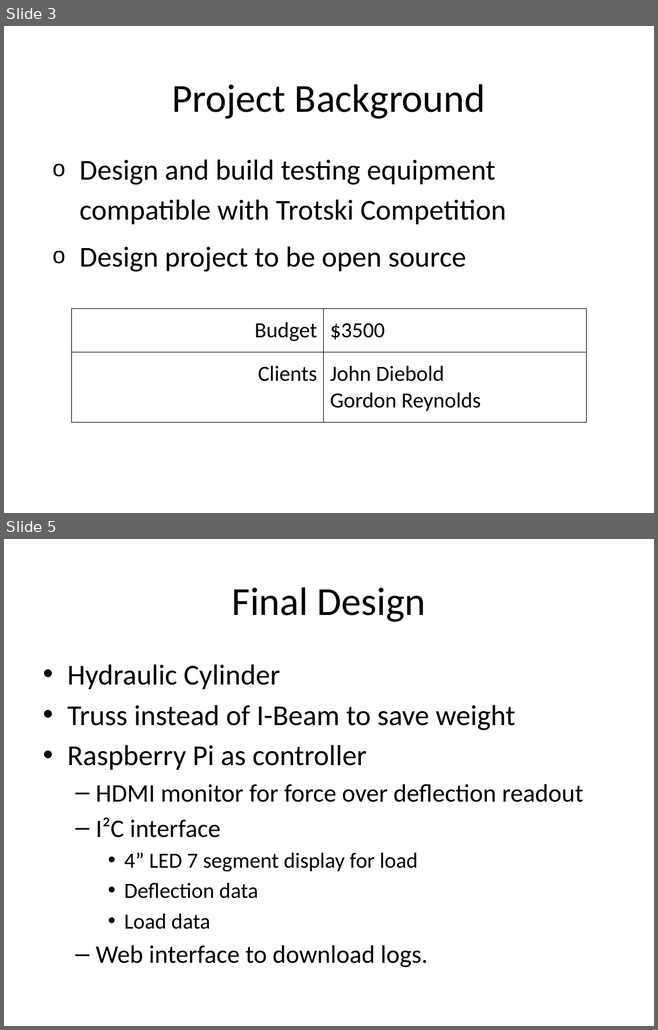
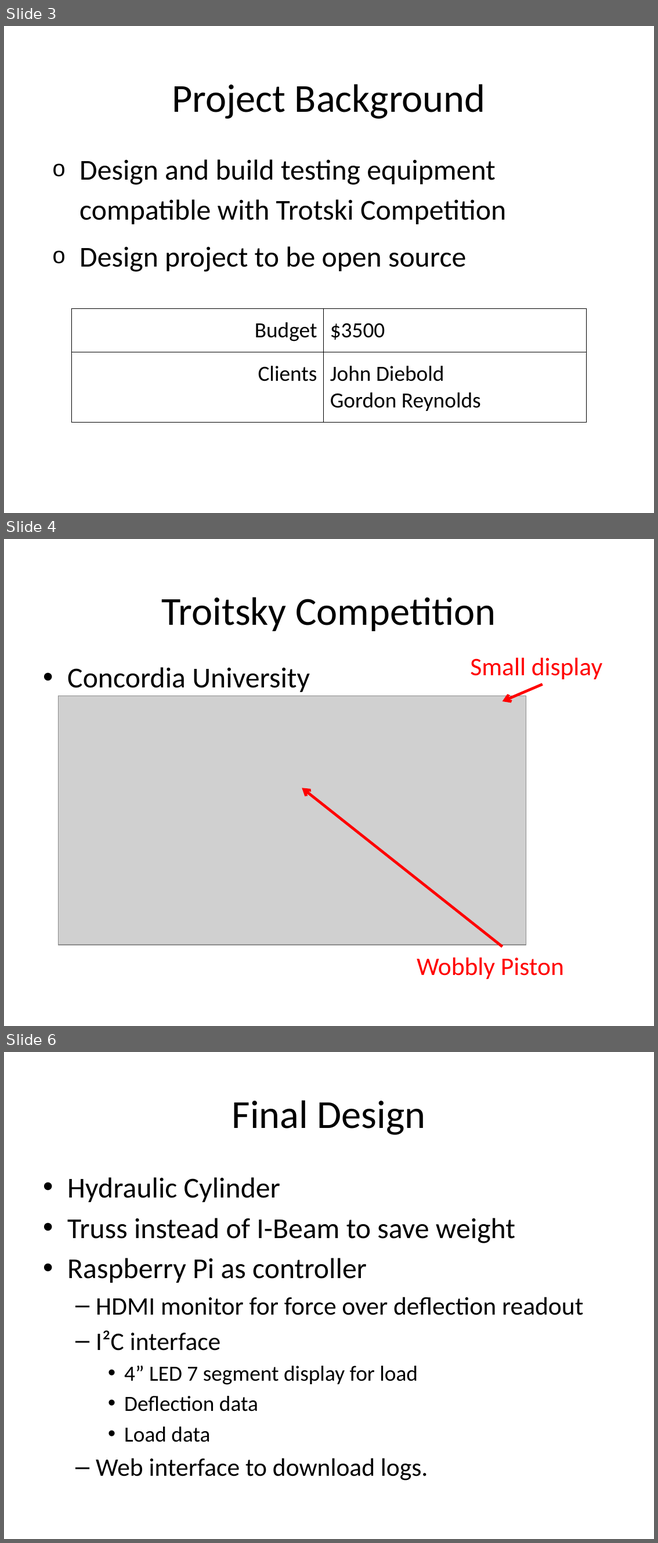
Before and after one commit to TheBengineer/Bridge-Tester, a slide deck: Presentations/March 24, 2014/Bridge Tester.pptx. Shown one above the other, each under a label of ours: slides 3 and 5 before the commit, slides 3, 4 and 6 after it; the slides between them are not shown. The pictures are 658x1030 and 658x1543 pixels, drawn with LibreOffice and Linux fonts; fonts in the diff are those of the drawing; grey boxes stand for pictures. Boxes give left, top, right and bottom in pixels: in the first picture for what was removed or moved away, otherwise in the second. Text is boxed around its words. In the diff, an @@ line names an element or a change of style, - is before the commit and + after.

```diff
--- a/Presentations/March 24, 2014/Bridge Tester.pptx
+++ b/Presentations/March 24, 2014/Bridge Tester.pptx
@@ slide 4 added at (x1=4, y1=539, x2=654, y2=1026), background #FFFFFF @@
@@ title added at (x1=162, y1=597, x2=495, y2=631), 44 pt, text #000000 @@
+Troitsky Competition
@@ text added at (x1=470, y1=657, x2=602, y2=679), 28 pt, text #FF0000 @@
+Small display
@@ text added at (x1=67, y1=667, x2=310, y2=692), 32 pt, text #000000 @@
+• Concordia University
@@ arrow added from (542, 685) to (502, 701), #FF0000 3 pt @@
@@ picture added at (x1=58, y1=696, x2=525, y2=945) @@
@@ arrow added from (502, 947) to (302, 788), #FF0000 3 pt @@
@@ text added at (x1=416, y1=957, x2=564, y2=979), 28 pt, text #FF0000 @@
+Wobbly Piston
@@ what was slide 5 is now slide 6 @@
```
Also in this commit, not shown: 6 slides changed, 1 slide removed.
